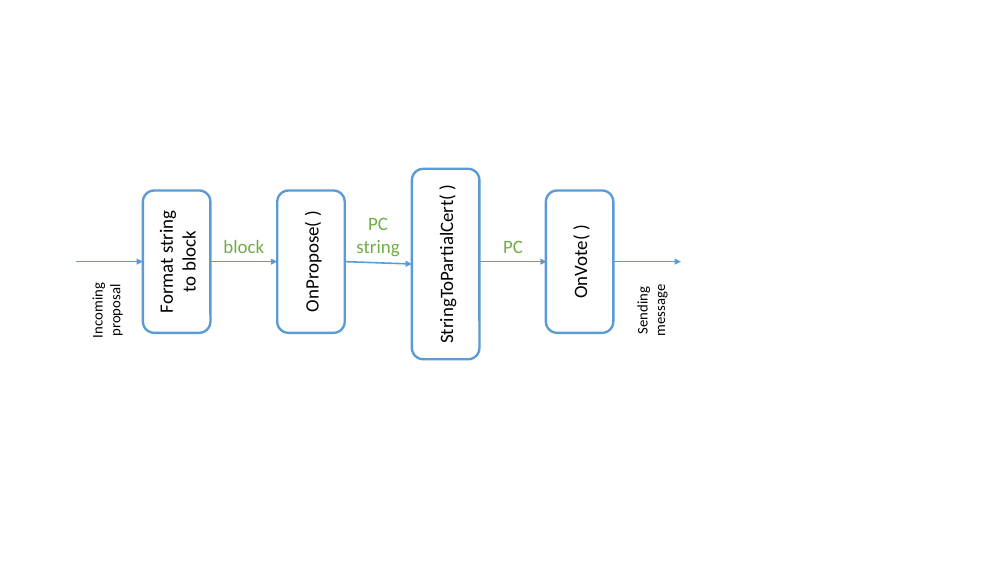
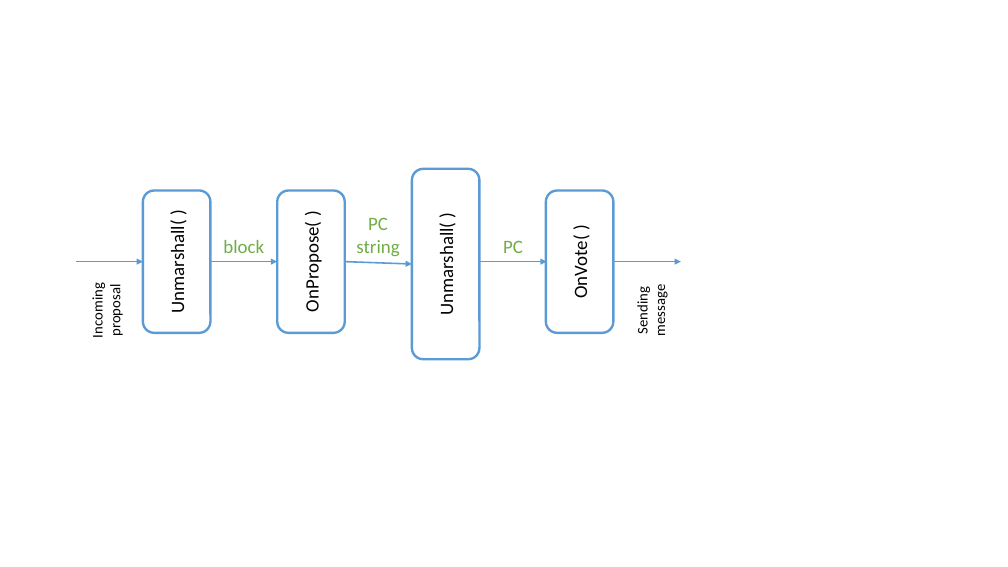
Before and after one commit to sandertungeaspoy/HotstuffWASM, a slide deck: slide 4 of WIP.pptx. Drawn at 1008x567 pixels with LibreOffice and Linux fonts; fonts in the diff are those of the drawing. Boxes give left, top, right and bottom in pixels: in the first picture for what was removed or moved away, otherwise in the second. Text is boxed around its words. In the diff, an @@ line names an element or a change of style, - is before the commit and + after.

```diff
--- a/WIP.pptx
+++ b/WIP.pptx
@@ text in rounded rectangle at box(166, 231, 189, 310): text changed @@
-Format string to block
+Unmarshall( )
@@ text in rounded rectangle at box(435, 233, 458, 312): text changed @@
-StringToPartialCert( )
+Unmarshall( )
```
Also in this commit, not shown: 4 other slides changed, 1 other file.
